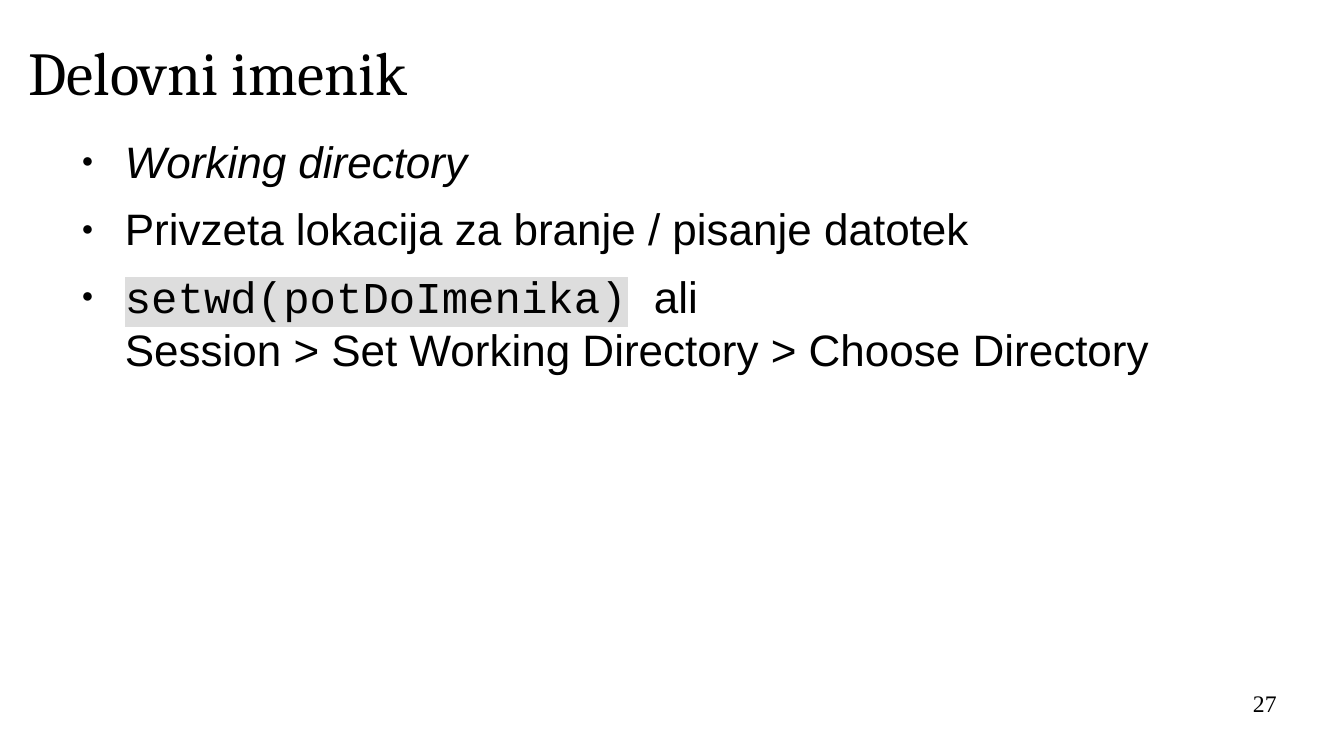
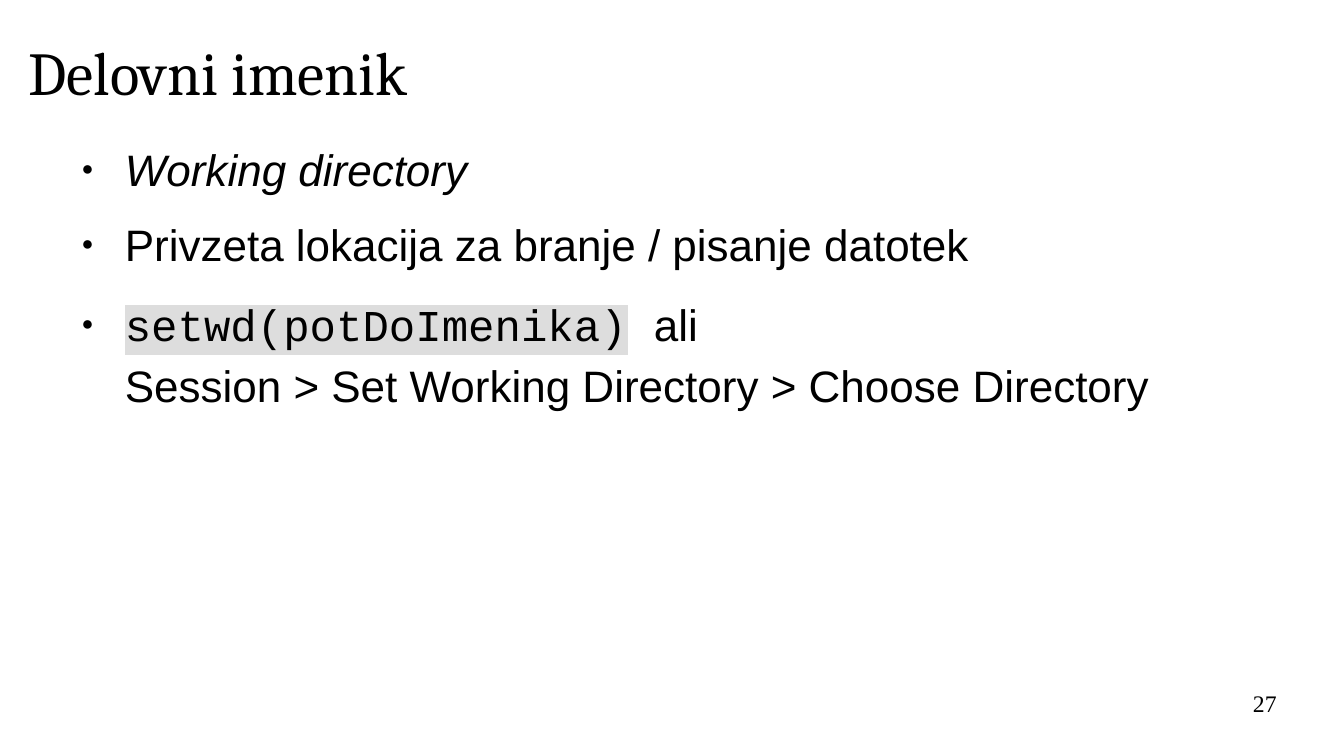
Before and after one commit to janaobsteter/R_tecaj, a slide deck: slide 27 of IT_Rtecaj.odp. Drawn at 1344x756 pixels with LibreOffice and Linux fonts; fonts in the diff are those of the drawing; background and template pictures are left out. Boxes give left, top, right and bottom in pixels: in the first picture for what was removed or moved away, otherwise in the second. Text is boxed around its words. In the diff, an @@ line names an element or a change of style, - is before the commit and + after.

```diff
--- a/IT_Rtecaj.odp
+++ b/IT_Rtecaj.odp
@@ text "Working directory" at (125, 154, 1149, 410): line spacing 1 to 1.15; more space between paragraphs @@
```
Also in this commit, not shown: 14 other slides changed, 1 slide added, 5 other files.
